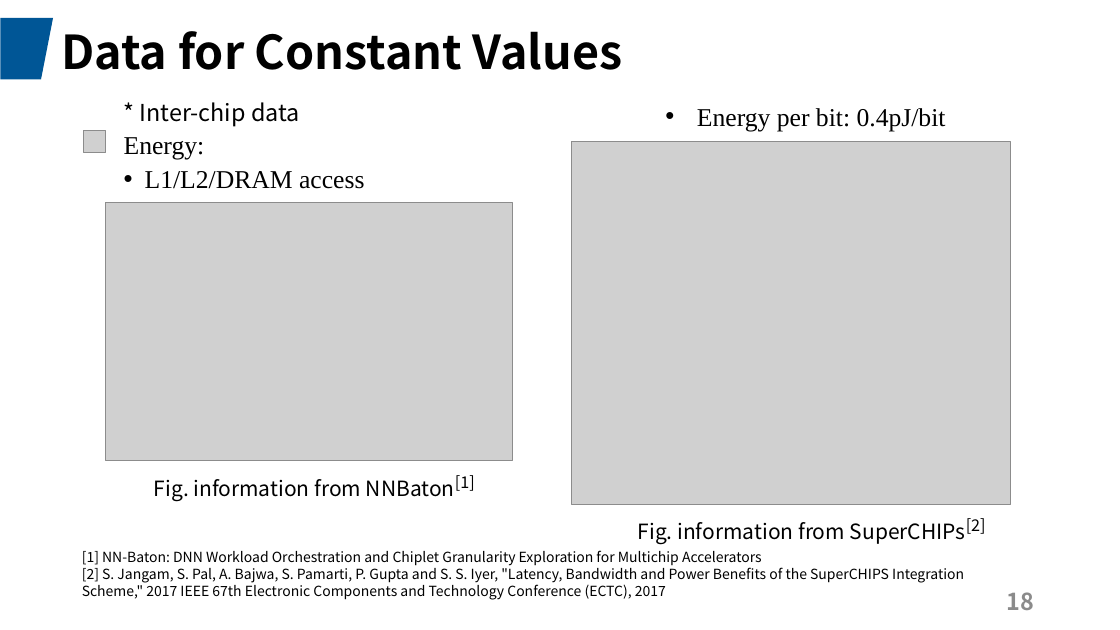
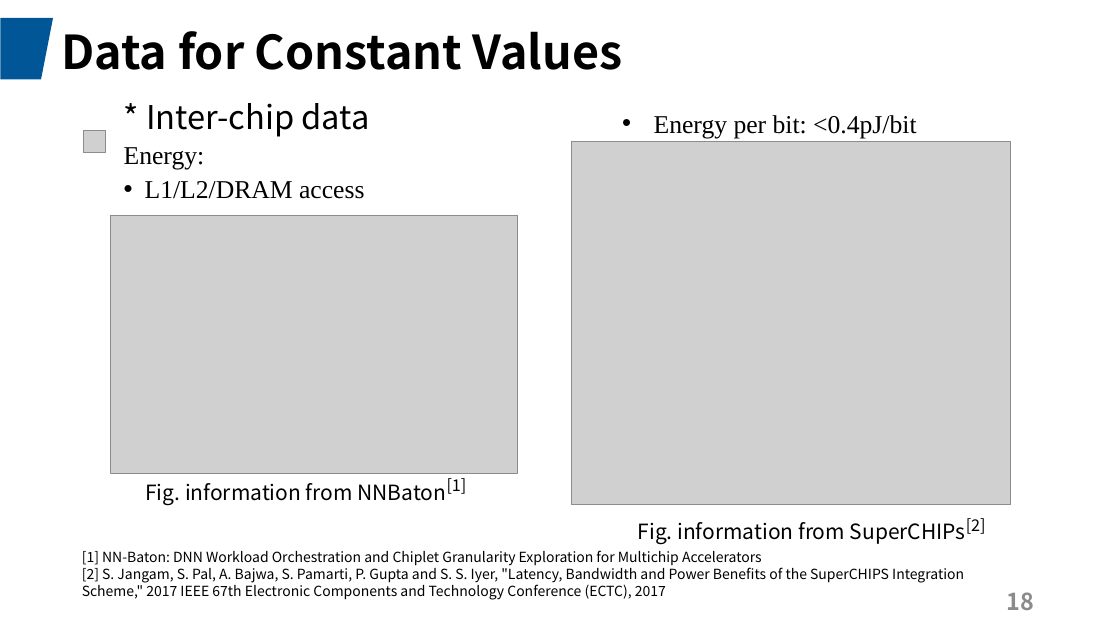
Before and after one commit to JadeQiong/DSE, a slide deck: slide 18 of 组会3.24GNN.pptx. Drawn at 1120x630 pixels with LibreOffice and Linux fonts; fonts in the diff are those of the drawing; grey boxes stand for pictures. Boxes give left, top, right and bottom in pixels: in the first picture for what was removed or moved away, otherwise in the second. Text is boxed around its words. In the diff, an @@ line names an element or a change of style, - is before the commit and + after.

```diff
--- a/组会3.24GNN.pptx
+++ b/组会3.24GNN.pptx
@@ text at (x1=146, y1=103, x2=370, y2=137): size 20 to 28 pt in "* Inter-chip data" @@
@@ text at (x1=654, y1=115, x2=916, y2=138): text changed @@
-  • Energy per bit: 0.4pJ/bit
+  • Energy per bit: <0.4pJ/bit
@@ picture moved from (x1=106, y1=202, x2=513, y2=460) to (x1=111, y1=216, x2=518, y2=474) @@
@@ text "Fig. information from NNBaton[1]" moved from (x1=154, y1=475, x2=475, y2=501) to (x1=145, y1=478, x2=467, y2=505) @@
```
Also in this commit, not shown: 7 other slides changed, 1 slide added, 2 other files.
